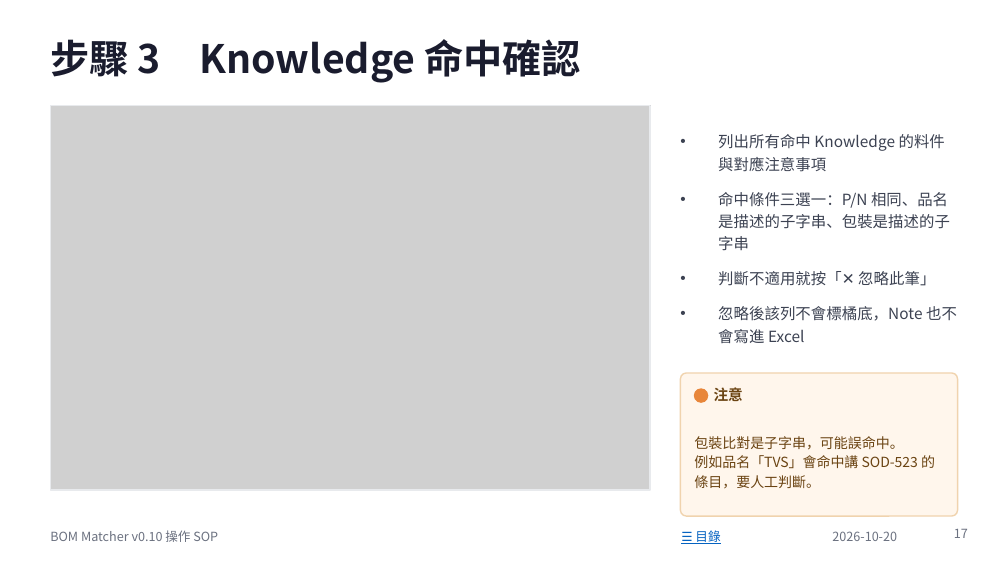
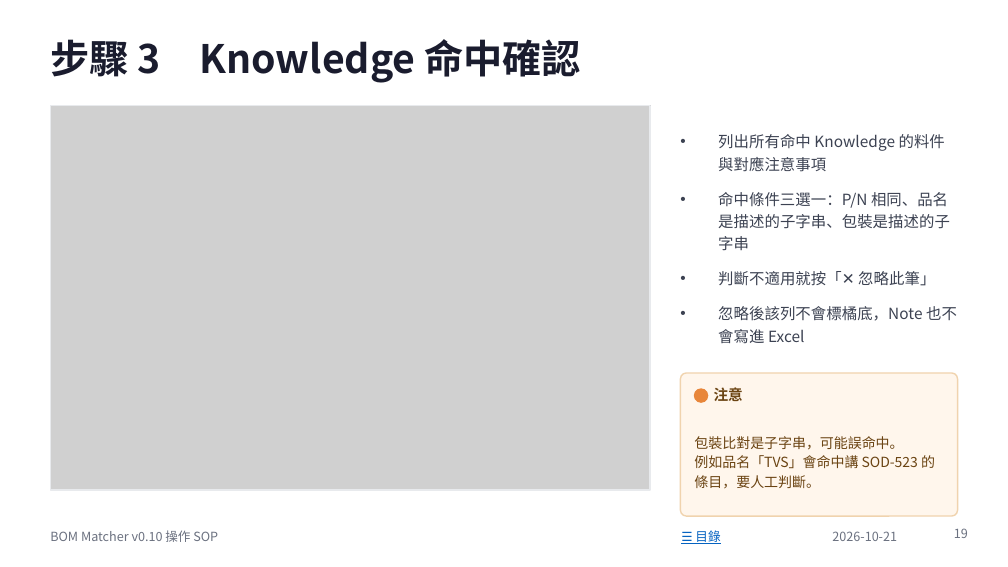
Before and after one commit to jenhochen/AI_BOM, a slide deck: slide 19 of docs/BOM_Matcher_v0.10_操作SOP.pptx (slide 17 before the commit). Drawn at 1008x567 pixels with LibreOffice and Linux fonts; fonts in the diff are those of the drawing; grey boxes stand for pictures. Boxes give left, top, right and bottom in pixels: in the first picture for what was removed or moved away, otherwise in the second. Text is boxed around its words. In the diff, an @@ line names an element or a change of style, - is before the commit and + after.

```diff
--- a/docs/BOM_Matcher_v0.10_操作SOP.pptx
+++ b/docs/BOM_Matcher_v0.10_操作SOP.pptx
@@ text at box(832, 531, 897, 541): text changed @@
-2026-10-20
+2026-10-21
@@ page number at box(954, 528, 968, 538): text changed @@
-17
+19
```
Also in this commit, not shown: 22 other slides changed, 2 slides added, 21 other files.
